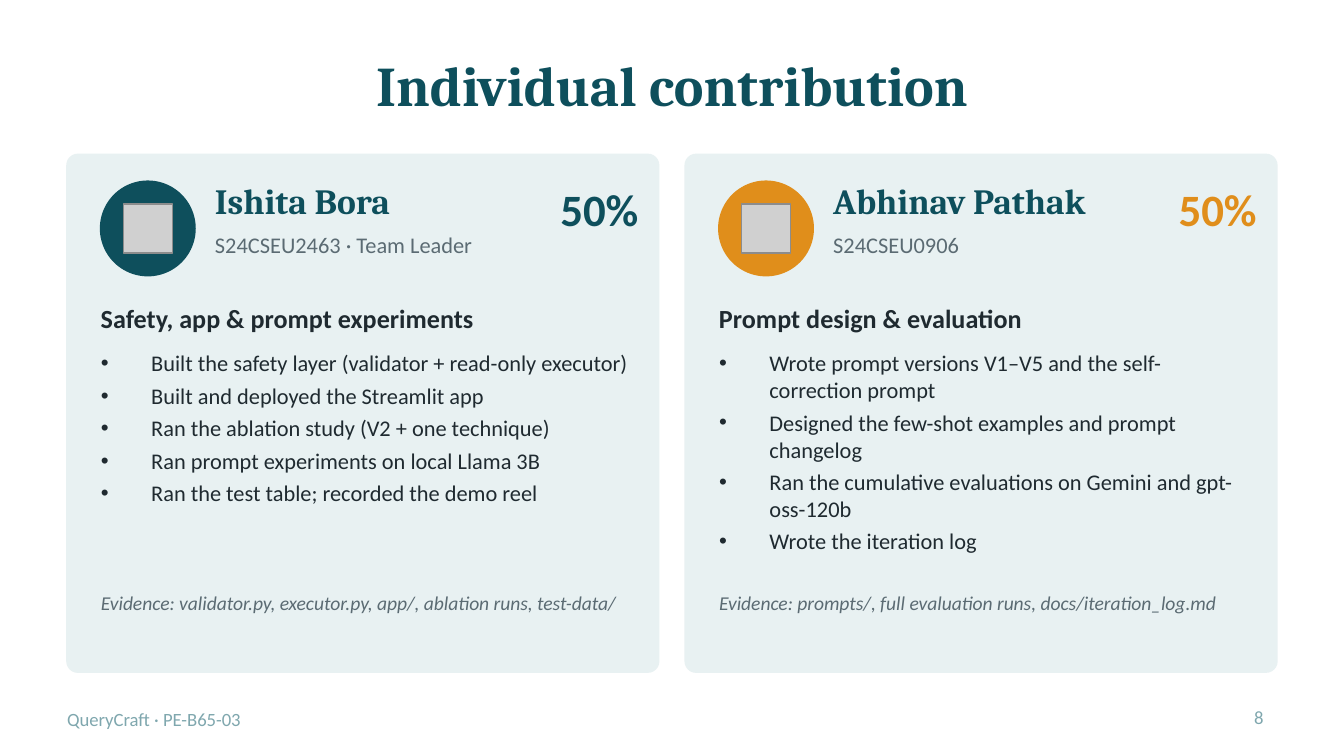
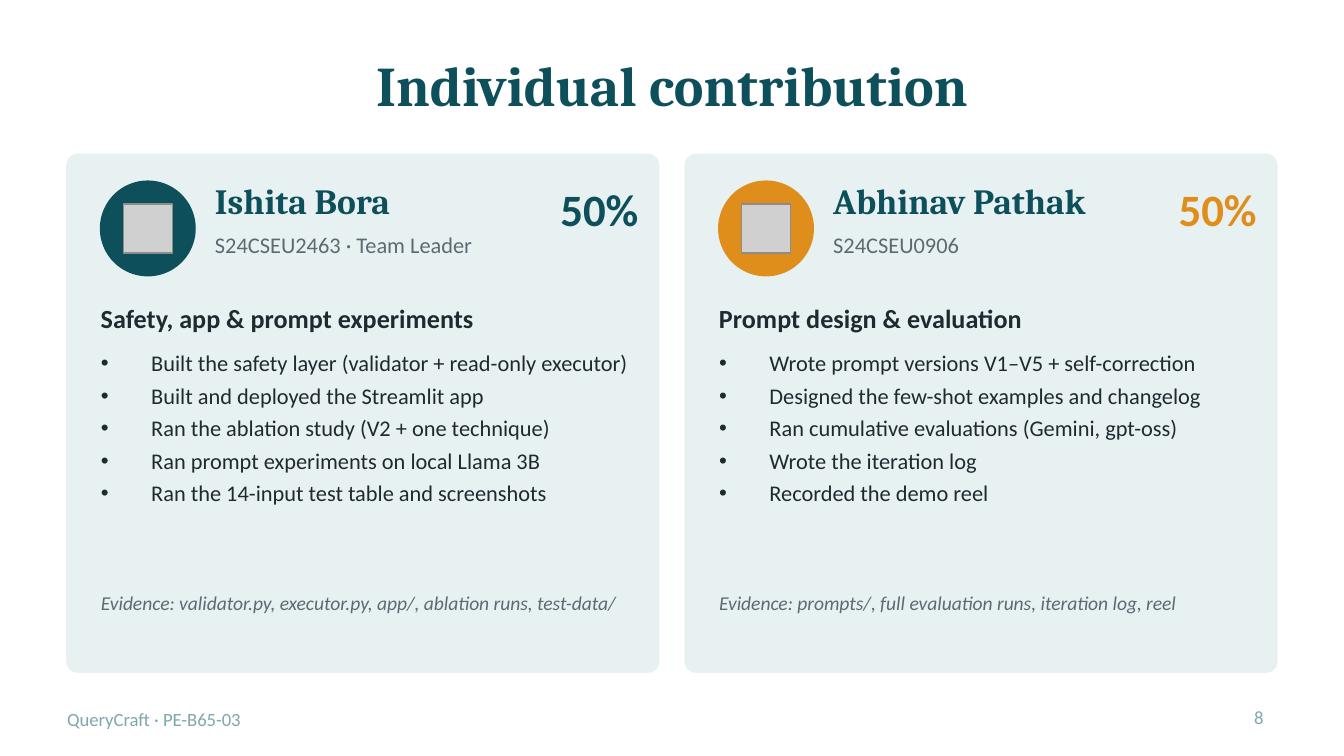
Before and after one commit to pathakabhi-04/QueryCraft, a slide deck: slide 8 of docs/QueryCraft_Presentation.pptx. Drawn at 1344x756 pixels with LibreOffice and Linux fonts; fonts in the diff are those of the drawing; grey boxes stand for pictures. Boxes give left, top, right and bottom in pixels: in the first picture for what was removed or moved away, otherwise in the second. Text is boxed around its words. In the diff, an @@ line names an element or a change of style, - is before the commit and + after.

```diff
--- a/docs/QueryCraft_Presentation.pptx
+++ b/docs/QueryCraft_Presentation.pptx
@@ text at [769, 355, 1201, 440]: text changed @@
-• Wrote prompt versions V1–V5 and the self-correction prompt
-• Designed the few-shot examples and prompt changelog
-• Ran the cumulative evaluations on Gemini and gpt-oss-120b
+• Wrote prompt versions V1–V5 + self-correction
+• Designed the few-shot examples and changelog
+• Ran cumulative evaluations (Gemini, gpt-oss)
@@ text at [151, 485, 546, 505]: text changed @@
-• Ran the test table; recorded the demo reel
+• Ran the 14-input test table and screenshots
@@ text at [769, 485, 988, 501]: paragraph added @@
+• Recorded the demo reel
@@ text at [719, 596, 1176, 614]: text changed @@
-Evidence: prompts/, full evaluation runs, docs/iteration_log.md
+Evidence: prompts/, full evaluation runs, iteration log, reel
```
Also in this commit, not shown: 3 other files.
